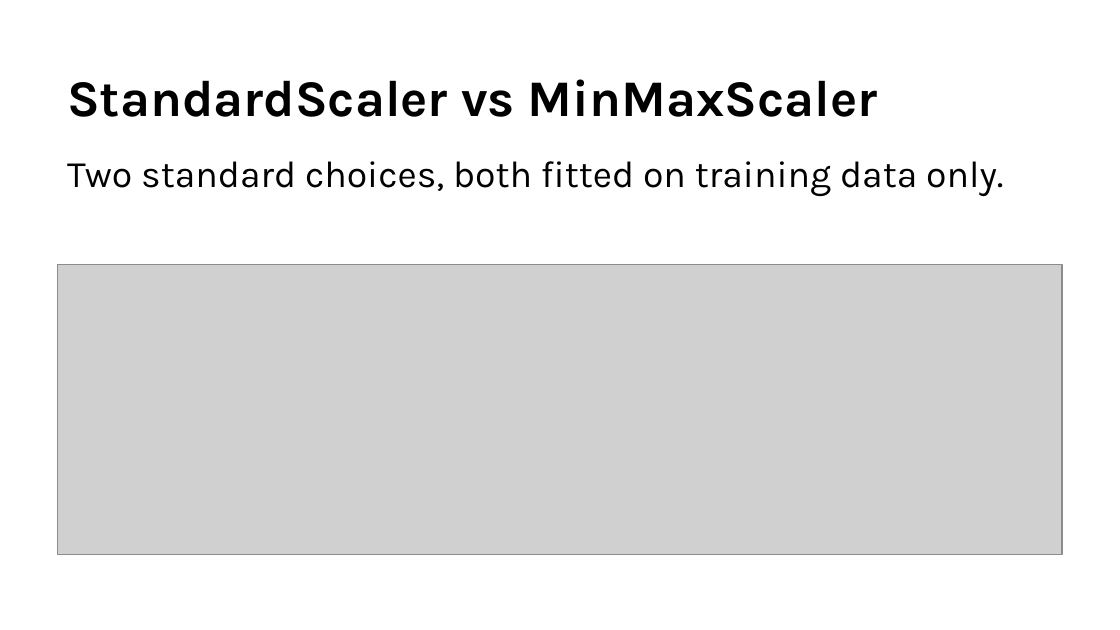
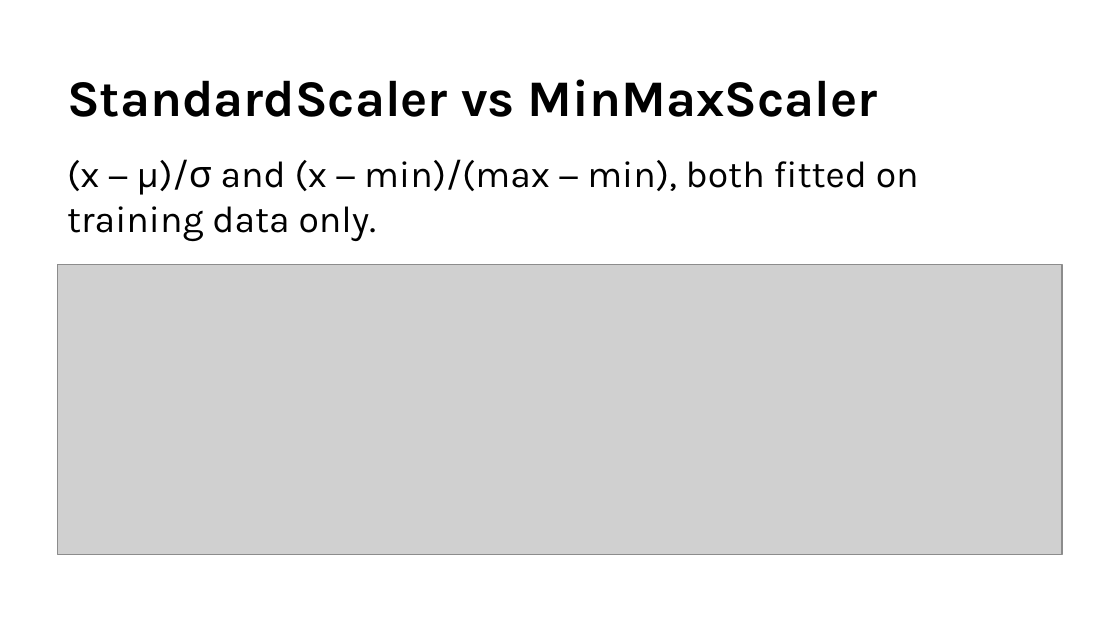
Before and after one commit to fabioantonini/technologies-for-artificial-intelligence, a slide deck: slide 27 of Lessons/02_data_exploration_and_preparation/Slides/data_exploration_and_preparation_slides.pptx. Drawn at 1120x630 pixels with LibreOffice and Linux fonts; fonts in the diff are those of the drawing; grey boxes stand for pictures; background and template pictures are left out. Boxes give left, top, right and bottom in pixels: in the first picture for what was removed or moved away, otherwise in the second. Text is boxed around its words. In the diff, an @@ line names an element or a change of style, - is before the commit and + after.

```diff
--- a/Lessons/02_data_exploration_and_preparation/Slides/data_exploration_and_preparation_slides.pptx
+++ b/Lessons/02_data_exploration_and_preparation/Slides/data_exploration_and_preparation_slides.pptx
@@ text at (67,159,919,242): text changed @@
-Two standard choices, both fitted on training data only.
+(x − μ)/σ and (x − min)/(max − min), both fitted on training data only.
```
Also in this commit, not shown: 8 other slides changed, 6 other files.
